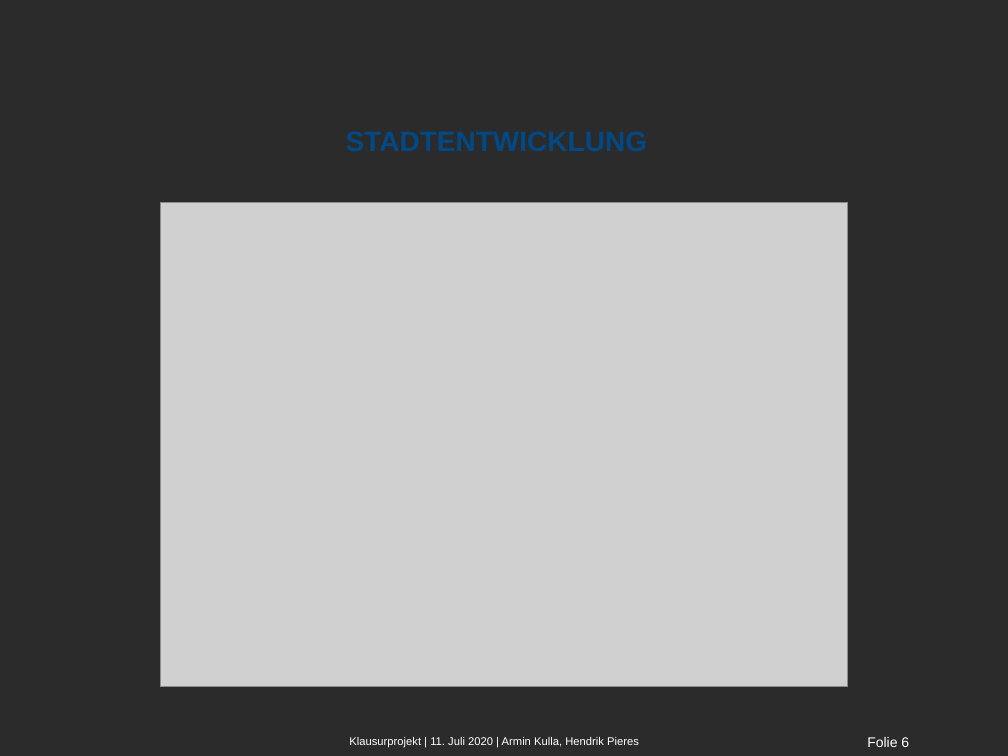
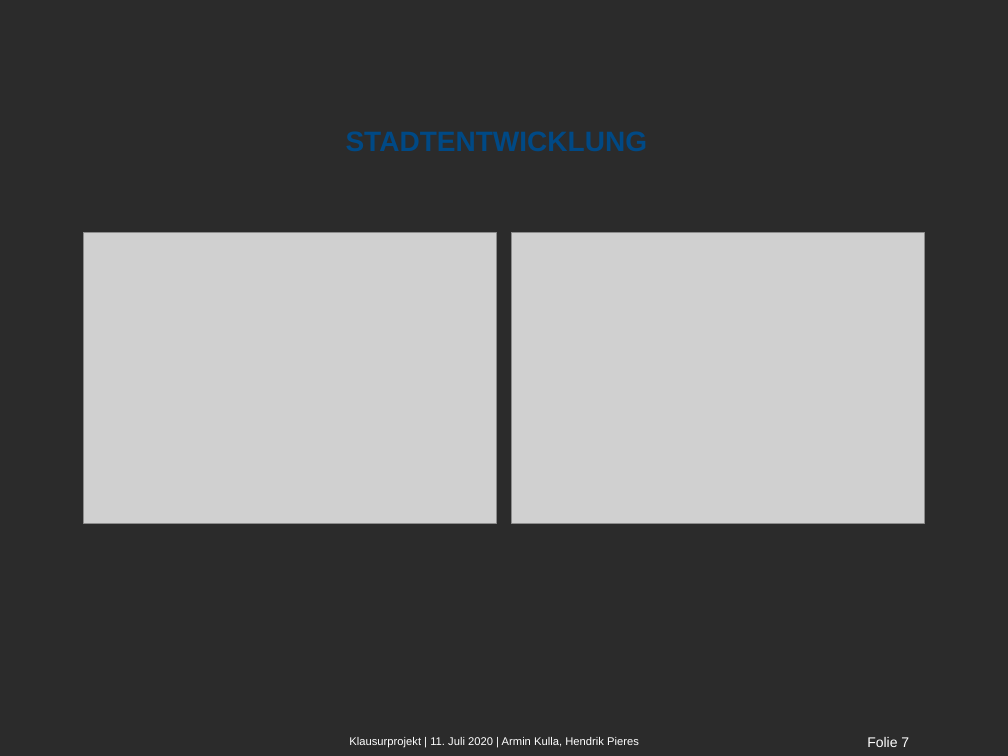
Before and after one commit to Florian-Krax/WDT-PZD-Group-3, a slide deck: slide 7 of Klausur/Klausurprojekt PZD.pptx (slide 6 before the commit). Drawn at 1008x756 pixels with LibreOffice and Linux fonts; fonts in the diff are those of the drawing; grey boxes stand for pictures; background and template pictures are left out; a plain dark background stands for a picture behind light text. Boxes give left, top, right and bottom in pixels: in the first picture for what was removed or moved away, otherwise in the second. Text is boxed around its words. In the diff, an @@ line names an element or a change of style, - is before the commit and + after.

```diff
--- a/Klausur/Klausurprojekt PZD.pptx
+++ b/Klausur/Klausurprojekt PZD.pptx
@@ picture: place and size @@
-picture at (160, 203, 848, 686)
+picture at (84, 233, 497, 523)
@@ picture added at (511, 233, 923, 523) @@
@@ page number at (867, 737, 909, 747): text changed @@
-Folie 6
+Folie 7
```
Also in this commit, not shown: 3 other slides changed, 1 slide added, 5 other files.
